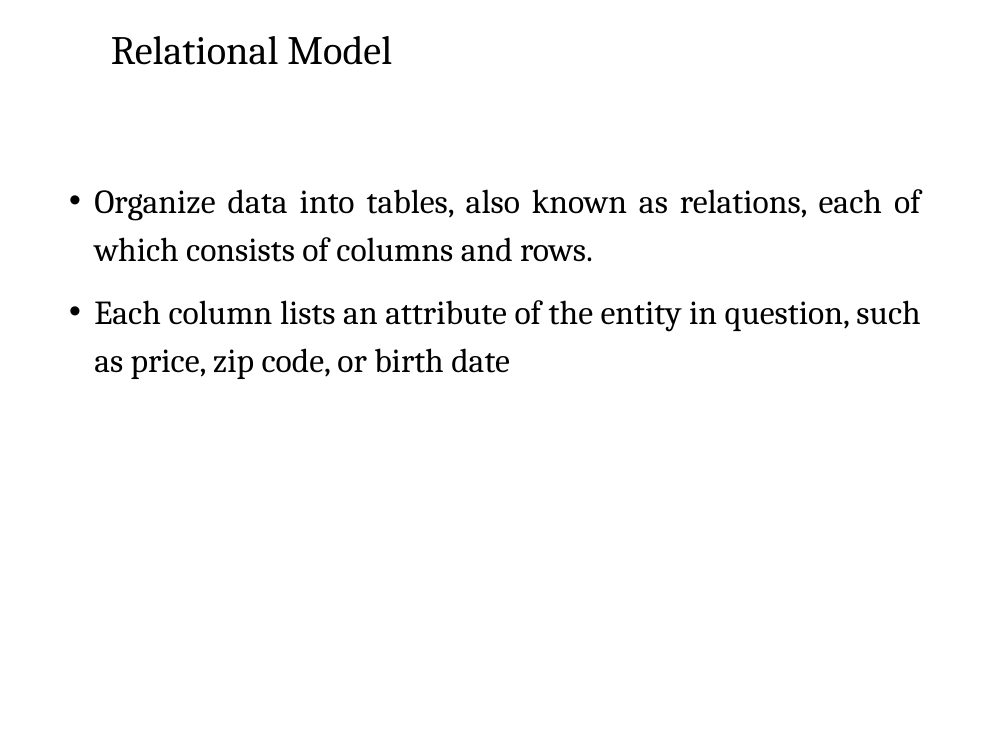
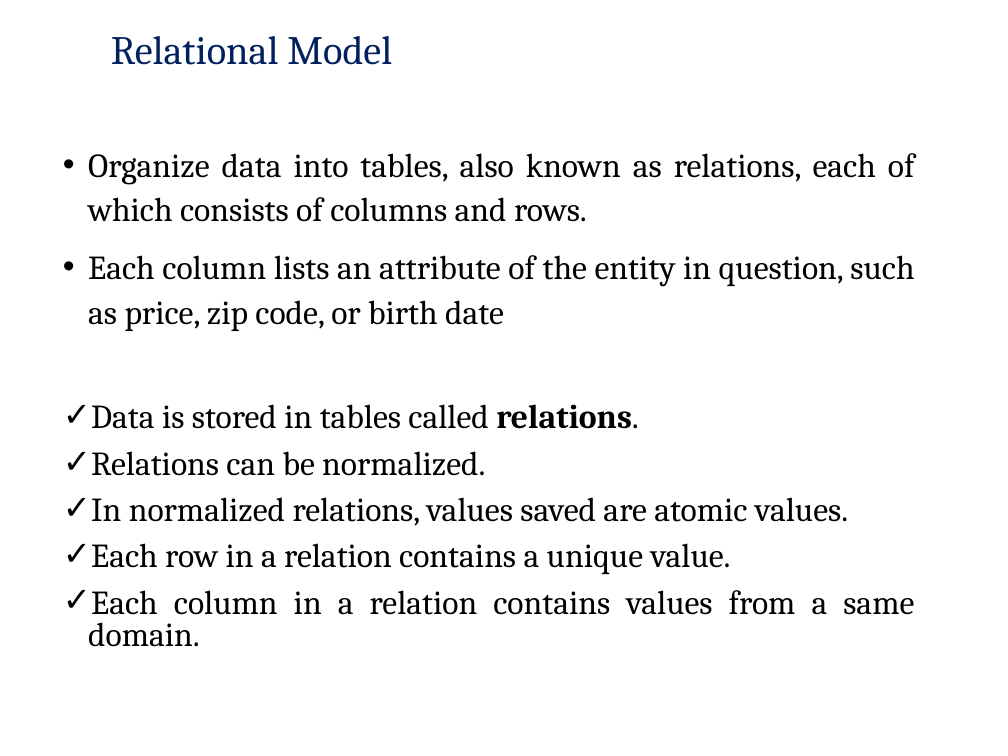
Before and after one commit to pankajfri/Training-Materials, a slide deck: slide 16 of Advanced Web Technologies/Database Concepts/Session1.pptx (slide 12 before the commit). Drawn at 1008x756 pixels with LibreOffice and Linux fonts; fonts in the diff are those of the drawing; background and template pictures are left out. Boxes give left, top, right and bottom in pixels: in the first picture for what was removed or moved away, otherwise in the second. Text is boxed around its words. In the diff, an @@ line names an element or a change of style, - is before the commit and + after.

```diff
--- a/Advanced Web Technologies/Database Concepts/Session1.pptx
+++ b/Advanced Web Technologies/Database Concepts/Session1.pptx
@@ title "Relational Model" at (111,36,392,65): text colour #000000 to #002060 @@
@@ text "Organize data into tables, also ...": place and size @@
-text "Organize data into tables, also ..." at (94,189,921,379)
+text "Organize data into tables, also ..." at (88,153,915,647)
@@ text at (88,153,915,331): line spacing 1.2 to 1.1 @@
@@ text at (88,404,914,647): paragraphs added @@
+✓ Data is stored in tables called relations.
+✓ Relations can be normalized.
+✓ In normalized relations, values saved are atomic values.
+✓ Each row in a relation contains a unique value.
+✓ Each column in a relation contains values from a same domain.
```
Also in this commit, not shown: 10 other slides changed, 12 slides added, 9 slides removed, 13 other files.
